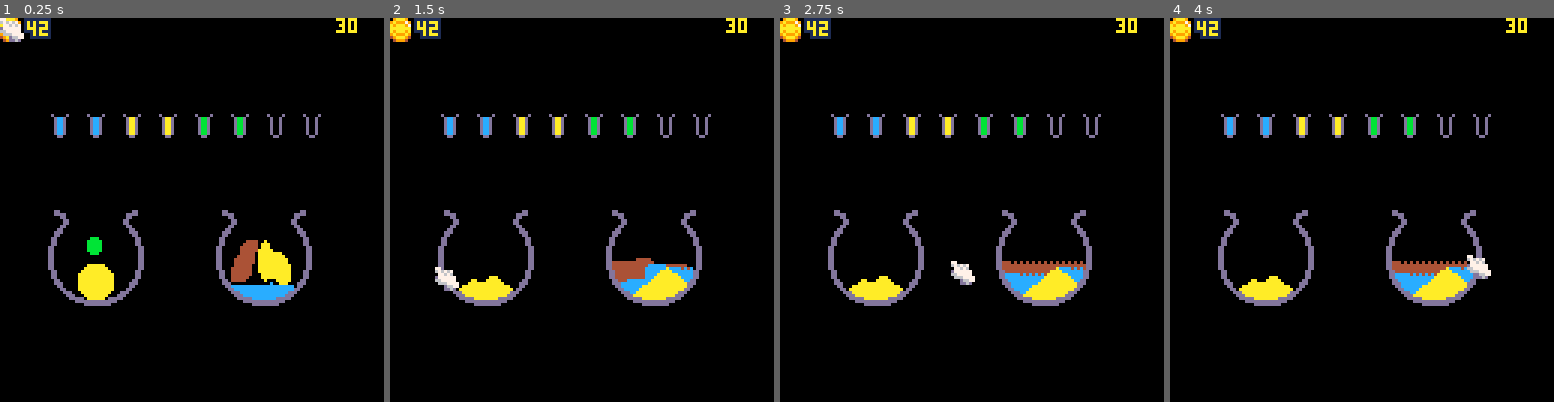
Above: before the commit, frames 1-4 (left to right).
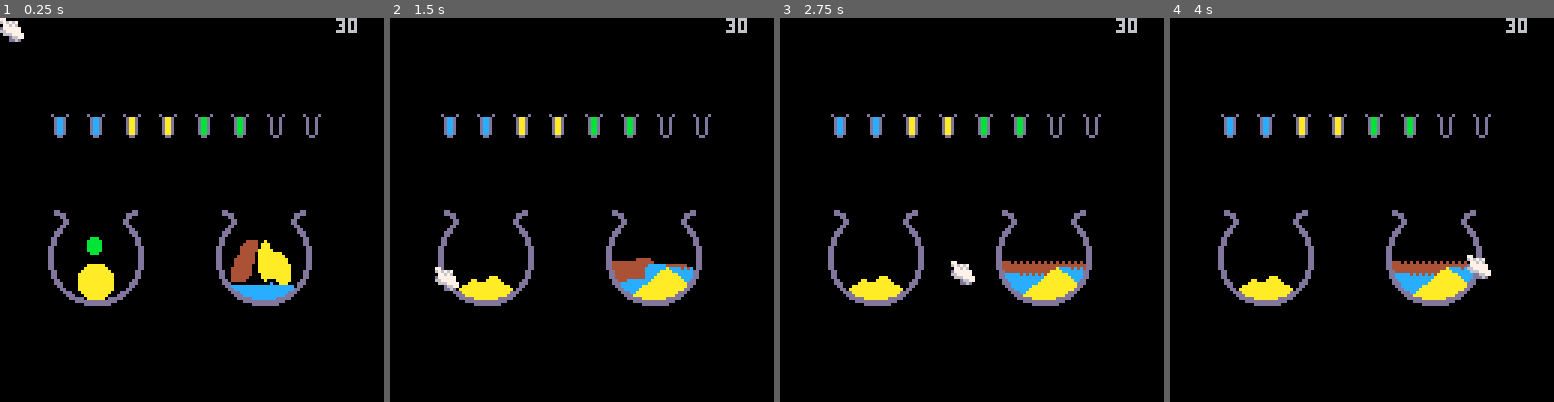
Above: after the commit, the same moments.

Repository: andbalch/cs4730_team_game
Game: PICO-8 cartridge potion.p8
Two runs of this game, one before a commit and one after it. Both use one fixed random seed, a clock stepped at 60 frames per second and the inputs below.
Inputs (mouse positions are in pixels of both pictures, inside the frame that each line leads up to):
- Up to frame 1 (0.25 s): no input
- Up to frame 2 (1.5 s): click (670, 121) at 0.67 s; click (436, 267) at 1.22 s
- Up to frame 3 (2.75 s): click (887, 114) at 1.77 s; click (952, 259) at 2.32 s
- Up to frame 4 (4 s): click (1404, 106) at 2.87 s; click (1465, 256) at 3.42 s; click (1231, 102) at 3.97 s

The runs differ from the first frame. In frame 1, 0.6% of the frame differs, in the area x 0-93%, y 0-7%; in frame 2, 0.8%; in frame 3, 0.8%; in frame 4, 0.8%.

Commit message:
Adds pouring

Diff:
--- a/potion.lua
+++ b/potion.lua
@@ -15,6 +15,8 @@
 voy=0
 
 -- Create simulations.
+caul1_box={x=16,y=64,w=32,h=32}
+caul2_box={x=72,y=64,w=32,h=32}
 caul1 = create_sim(0, 32,32,32)
 caul2 = create_sim(32,32,32,32)
 
@@ -59,9 +61,29 @@
 
 	-- Vial-cauldron transfer.
 	b={x=16,y=64,w=32,h=32}
-	if coll(b,mx,my) then
+	if holding~=nil then
+		if coll(caul1_box,mx,my) and md then
+			cx=mx-caul1_box.x-1+flr(rnd(3))
+			cy=my-caul2_box.y
+			if caul1:g(cx,cy)==0 then -- Make sure the cauldron spot is empty.
+				-- Iterate through cells in vial.
+				v=vials[holding]
+				for x=3,4 do
+					for y=1,6 do
+						-- If the cell is not empty, tranfer it over to the cauldron.
+						c=v:g(x,y)
+						if c~=0 then
+							v:s(x,y,0)
+							caul1:s(cx,cy,c)
+							goto transferred
+						end
+					end
+				end
+				::transferred::
+			end
+		end
+	end
 
-	end
 
 	-- Update previous mouse down.
 	mdp=md
@@ -92,8 +114,8 @@
 	print(stat(7),112,0)
 
 	-- Print UI.
-	spr(4,0,0)
-	oprint(gold,9,1,10)
+	--spr(4,0,0)
+	--oprint(gold,9,1,10)
 
 	-- Draw mouse.
 	ms=1
